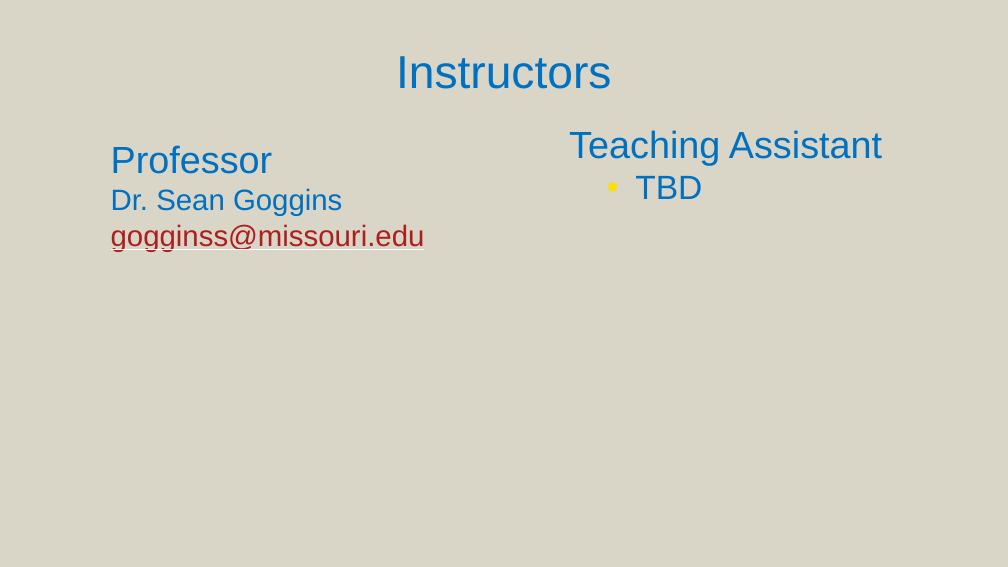
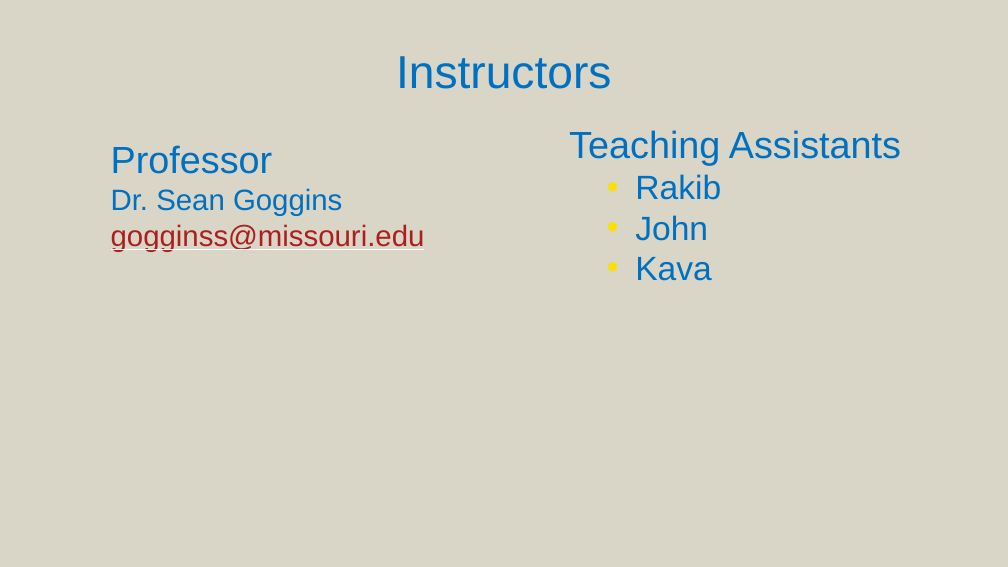
Before and after one commit to MUSoftwareEngineering/Student-Materials, a slide deck: slide 3 of 01-course-overview/slides/01-course-introx.pptx. Drawn at 1008x567 pixels with LibreOffice and Linux fonts; fonts in the diff are those of the drawing. Boxes give left, top, right and bottom in pixels: in the first picture for what was removed or moved away, otherwise in the second. Text is boxed around its words. In the diff, an @@ line names an element or a change of style, - is before the commit and + after.

```diff
--- a/01-course-overview/slides/01-course-introx.pptx
+++ b/01-course-overview/slides/01-course-introx.pptx
@@ text at (569, 130, 901, 281): text changed @@
-Teaching Assistant
-  • TBD
+Teaching Assistants
+  • Rakib
+  • John
+  • Kava
```
Also in this commit, not shown: 1 other slide changed, 6 other files.
